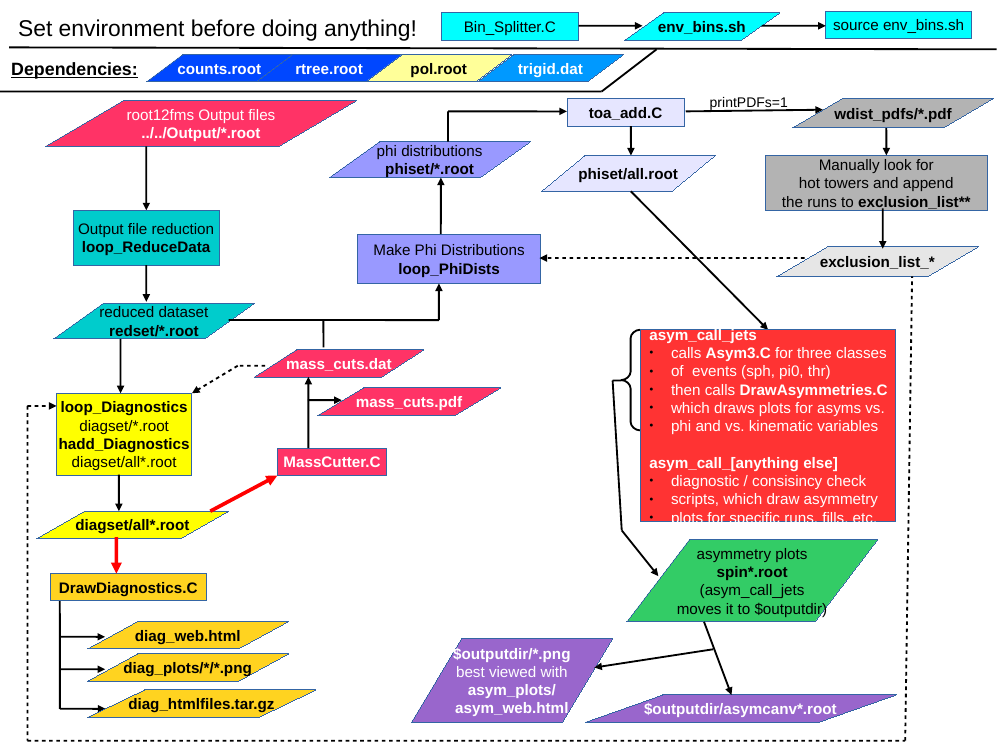
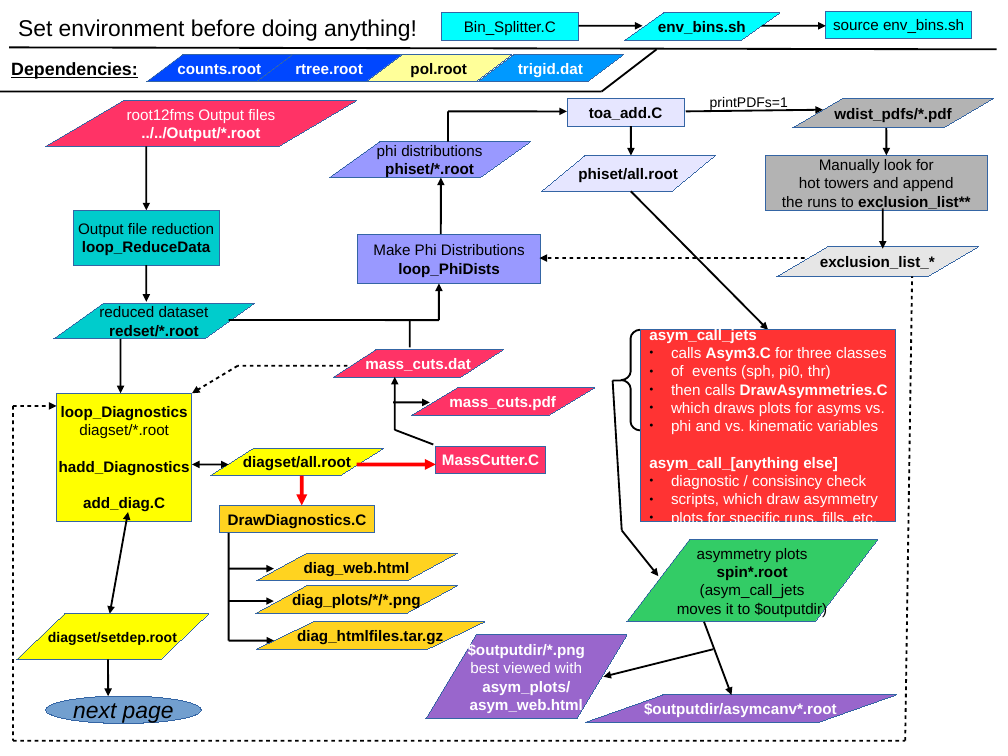
Before and after one commit to c-dilks/spinlong, a slide deck: slide 1 of doc_diagram.odp. Drawn at 1008x756 pixels with LibreOffice and Linux fonts; fonts in the diff are those of the drawing. Boxes give left, top, right and bottom in pixels: in the first picture for what was removed or moved away, otherwise in the second. Text is boxed around its words. In the diff, an @@ line names an element or a change of style, - is before the commit and + after.

```diff
--- a/doc_diagram.odp
+++ b/doc_diagram.odp
@@ line moved from (324, 320) - (324, 348) to (410, 320) - (410, 348) @@
@@ parallelogram "mass_cuts.dat": place and size @@
-parallelogram "mass_cuts.dat" at <box>254,349,424,377</box>
+parallelogram "mass_cuts.dat" at <box>334,349,504,377</box>
@@ line moved from (265, 366) - (238, 366) to (348, 366) - (238, 366) @@
@@ arrow moved from (308, 377) - (308, 448) to (395, 377) - (395, 430) @@
@@ parallelogram "mass_cuts.pdf": place and size @@
-parallelogram "mass_cuts.pdf" at <box>318,388,501,415</box>
+parallelogram "mass_cuts.pdf" at <box>412,388,595,415</box>
@@ line moved from (27, 406) - (27, 741) to (13, 406) - (13, 741) @@
@@ arrow moved from (27, 406) - (57, 406) to (13, 406) - (57, 406) @@
@@ rectangle "loop_Diagnostics": place and size @@
-rectangle "loop_Diagnostics" at <box>57,393,192,476</box>
+rectangle "loop_Diagnostics" at <box>57,393,192,521</box>
@@ arrow moved from (308, 401) - (342, 401) to (393, 402) - (430, 402) @@
@@ parallelogram "diagset/all.root": place and size @@
-parallelogram "diagset/all.root" at <box>37,511,229,539</box>
+parallelogram "diagset/all.root" at <box>210,448,384,476</box>
@@ parallelogram "diagset/all.root" at <box>210,448,384,476</box>: proportions changed @@
@@ line added from (395, 430) to (434, 445), #000000 1.45 pt @@
@@ rectangle "MassCutter.C": place and size @@
-rectangle "MassCutter.C" at <box>277,448,387,476</box>
+rectangle "MassCutter.C" at <box>436,446,546,474</box>
@@ double arrow added from (192, 465) to (229, 465), #000000 1.45 pt @@
@@ text in parallelogram at <box>243,456,351,471</box>: text changed @@
-diagset/all*.root
+diagset/all.root
@@ arrow moved from (116, 537) - (116, 574) to (302, 476) - (302, 506) @@
@@ arrow moved from (277, 476) - (210, 511) to (436, 465) - (357, 465) @@
@@ text in rectangle at <box>83,497,165,512</box>: text changed; bold on @@
-diagset/all*.root
+add_diag.C
@@ arrow moved from (119, 475) - (119, 511) to (128, 512) - (110, 614) @@
@@ arrow (128, 512) - (110, 614): arrow to double arrow @@
@@ 3 parallelograms, 3 arrows, 1 rectangle, 1 line: place and size @@
-3 parallelograms, 3 arrows, 1 rectangle, 1 line at <box>50,574,316,718</box>
+3 parallelograms, 3 arrows, 1 rectangle, 1 line at <box>220,506,485,649</box>
@@ parallelogram added at <box>16,614,209,659</box>, fill #FFFF00, outline #3465A4 0 pt, 11 pt, text #000000, bold @@
+diagset/setdep.root
@@ arrow added from (108, 659) to (108, 696), #000000 1.45 pt @@
@@ parallelogram "$outputdir/*.png": place and size @@
-parallelogram "$outputdir/*.png" at <box>412,638,613,723</box>
+parallelogram "$outputdir/*.png" at <box>426,635,627,719</box>
@@ arrow moved from (713, 649) - (595, 668) to (713, 649) - (604, 677) @@
@@ ellipse added at <box>46,696,201,724</box>, fill #729FCF, outline #3465A4 0 pt, 18 pt, text #000000, italic @@
+next page
@@ line moved from (27, 741) - (906, 741) to (13, 741) - (906, 741) @@
```
Also in this commit, not shown: 1 other slide changed, 13 other files.
